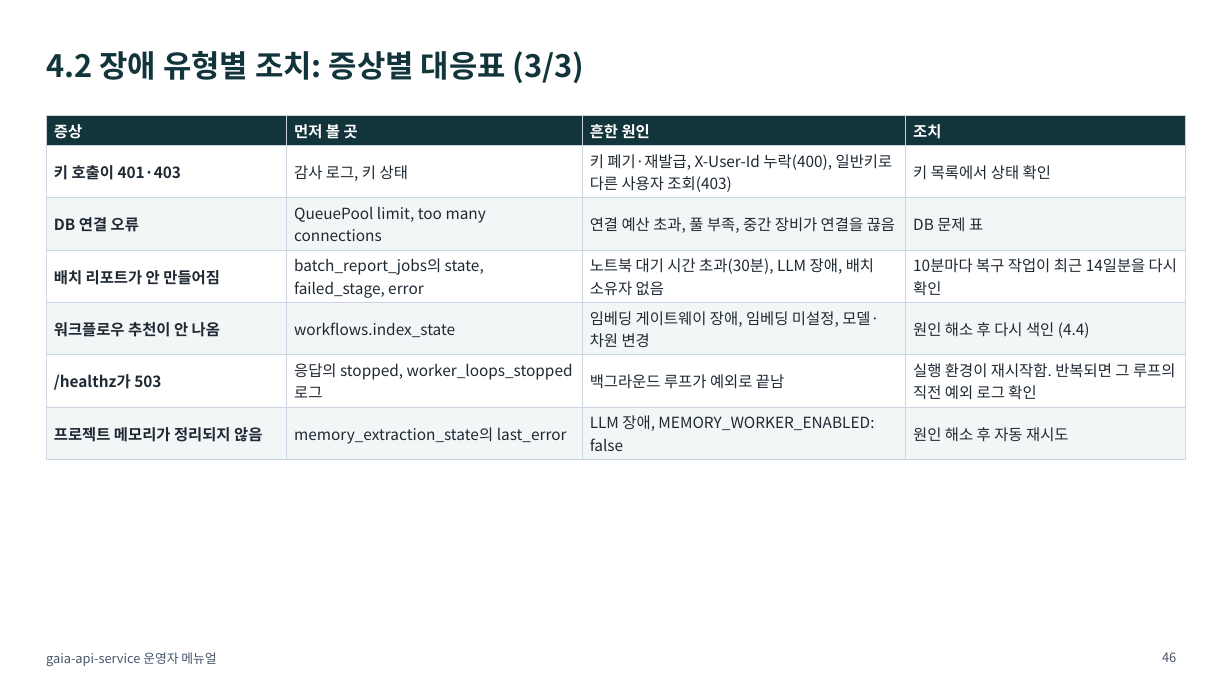
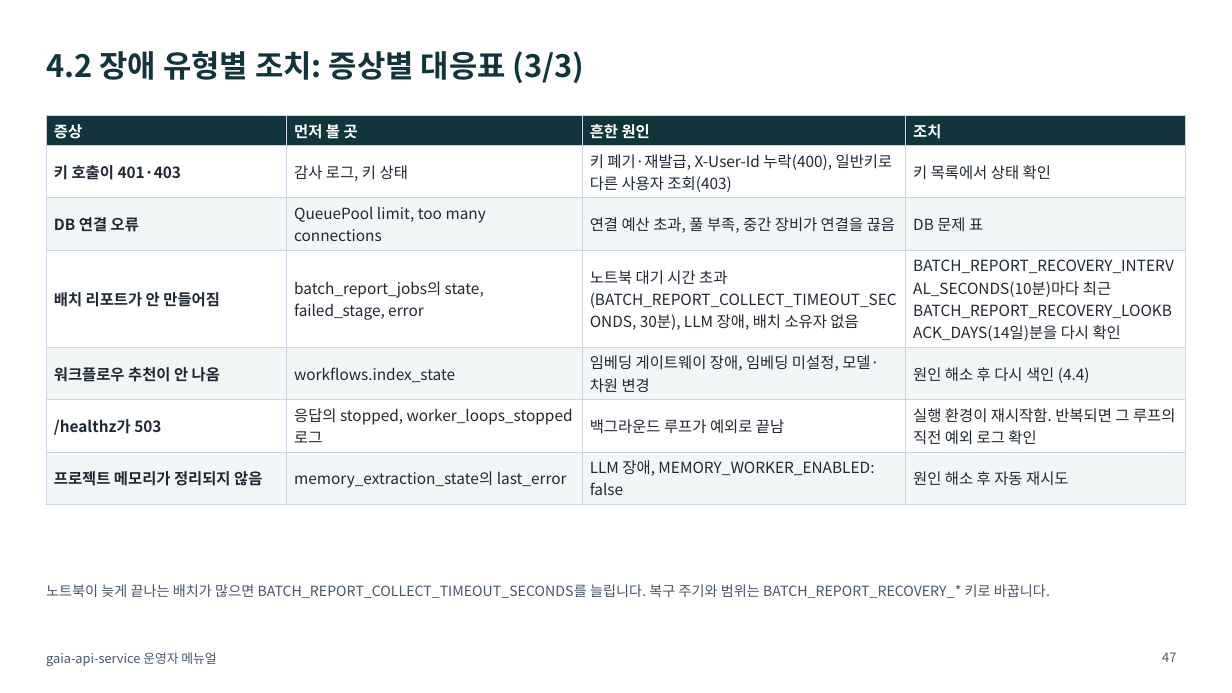
Before and after one commit to KimHwaJin/pr-agentic-service, a slide deck: slide 47 of docs/deliverables/08-operator-manual.pptx (slide 46 before the commit). Drawn at 1232x693 pixels with LibreOffice and Linux fonts; fonts in the diff are those of the drawing. Boxes give left, top, right and bottom in pixels: in the first picture for what was removed or moved away, otherwise in the second. Text is boxed around its words. In the diff, an @@ line names an element or a change of style, - is before the commit and + after.

```diff
--- a/docs/deliverables/08-operator-manual.pptx
+++ b/docs/deliverables/08-operator-manual.pptx
@@ table at [46,116,1186,499] @@
-row 4, column 3: 노트북 대기 시간 초과(30분), LLM 장애, 배치 소유자 없음
+row 4, column 3: 노트북 대기 시간 초과(BATCH_REPORT_COLLECT_TIMEOUT_SECONDS, 30분), LLM 장애, 배치 소유자 없음
-row 4, column 4: 10분마다 복구 작업이 최근 14일분을 다시 확인
+row 4, column 4: BATCH_REPORT_RECOVERY_INTERVAL_SECONDS(10분)마다 최근 BATCH_REPORT_RECOVERY_LOOKBACK_DAYS(14일)분을 다시 확인
@@ text added at [46,584,1050,598], 11 pt, text #475569 @@
+노트북이 늦게 끝나는 배치가 많으면 BATCH_REPORT_COLLECT_TIMEOUT_SECONDS를 늘립니다. 복구 주기와 범위는 BATCH_REPORT_RECOVERY_* 키로 바꿉니다.
@@ page number at [1162,652,1176,662]: text changed @@
-46
+47
```
Also in this commit, not shown: 19 other slides changed, 1 slide added, 5 other files.
